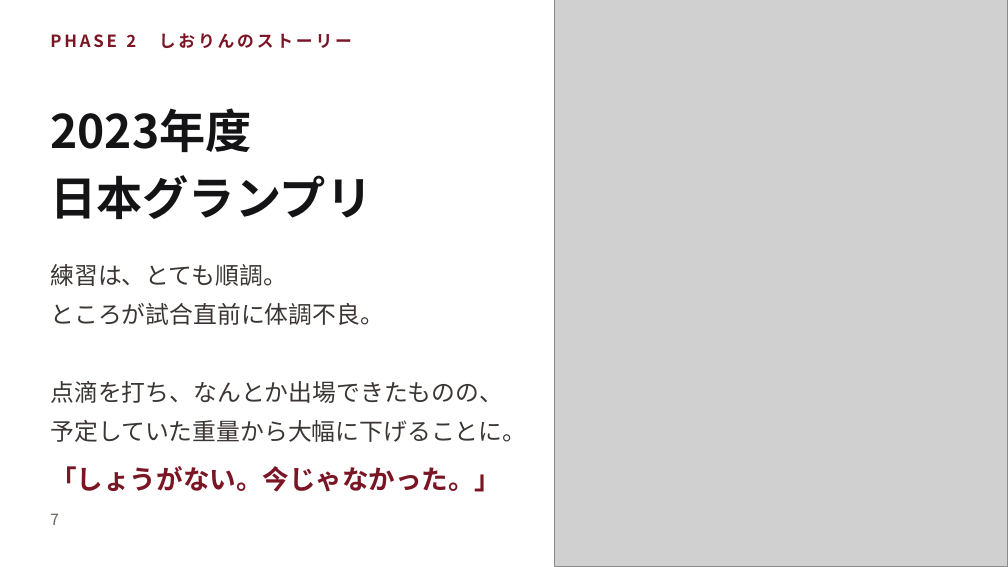
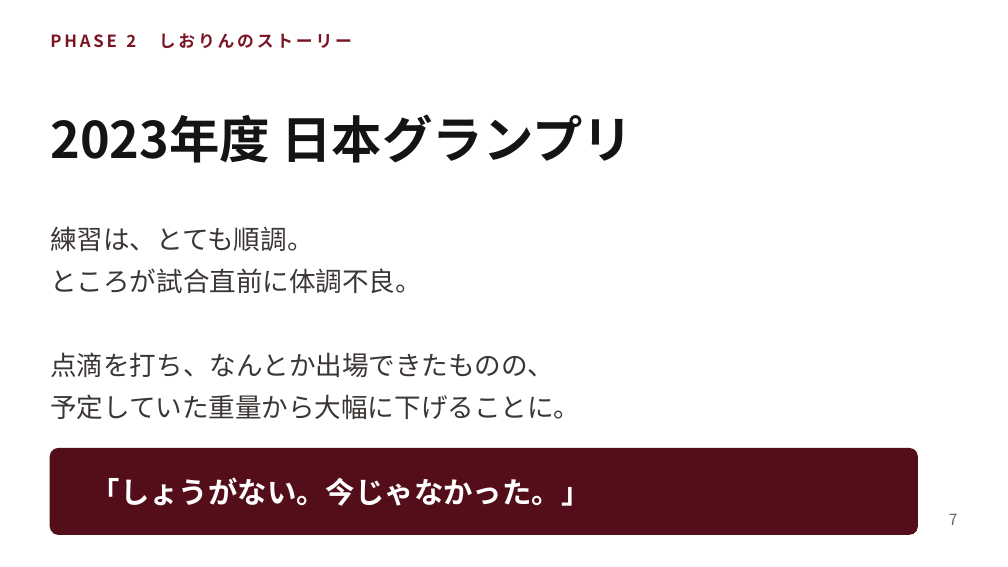
Before and after one commit to shiori0823/shiorin-trainer, a slide deck: slide 7 of deck/consultation-deck.pptx. Drawn at 1008x567 pixels with LibreOffice and Linux fonts; fonts in the diff are those of the drawing; grey boxes stand for pictures. Boxes give left, top, right and bottom in pixels: in the first picture for what was removed or moved away, otherwise in the second. Text is boxed around its words. In the diff, an @@ line names an element or a change of style, - is before the commit and + after.

```diff
--- a/deck/consultation-deck.pptx
+++ b/deck/consultation-deck.pptx
@@ picture removed at (554, 0, 1008, 566) @@
@@ text at (50, 114, 633, 163): text changed; size 33 to 36 pt @@
-2023年度
-日本グランプリ
+2023年度 日本グランプリ
@@ text "練習は、とても順調。": place and size @@
-text "練習は、とても順調。" at (50, 264, 526, 442)
+text "練習は、とても順調。" at (50, 226, 580, 419)
@@ text "練習は、とても順調。" at (50, 226, 580, 419): size 17 to 19 pt; line spacing 28pt to 30pt @@
@@ rounded rectangle added at (50, 449, 917, 534), fill #540E19, outline #540E19 1 pt @@
@@ text "「しょうがない。今じゃなかった。」": place and size @@
-text "「しょうがない。今じゃなかった。」" at (50, 466, 501, 492)
+text "「しょうがない。今じゃなかった。」" at (91, 477, 591, 506)
@@ text "「しょうがない。今じゃなかった。」" at (91, 477, 591, 506): size 19 to 21 pt, text colour #7A1524 to #FFFFFF @@
@@ text "7": place and size @@
-text "7" at (50, 513, 59, 525)
+text "7" at (949, 513, 958, 525)
@@ text "7" at (949, 513, 958, 525): alignment left to right @@
```
Also in this commit, not shown: 2 other files.
